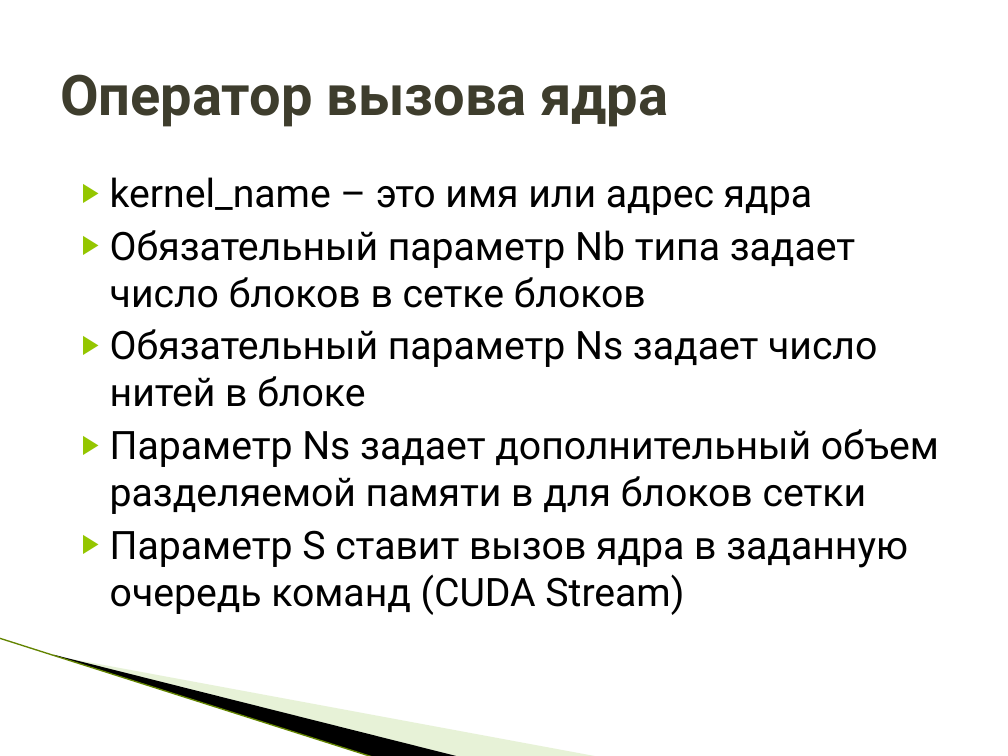
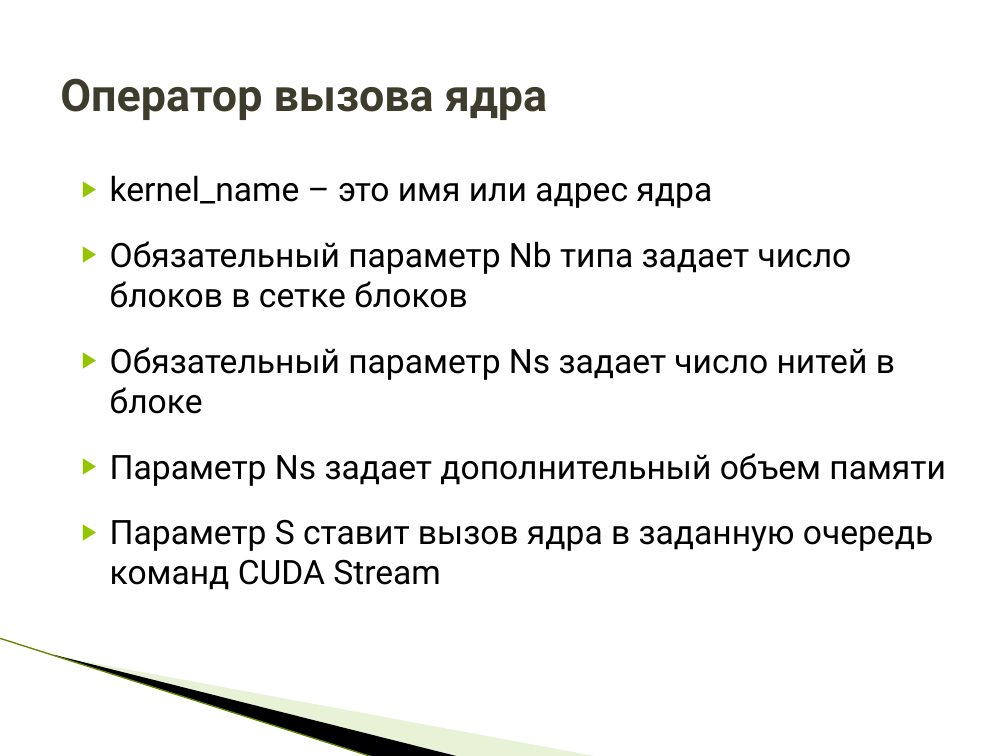
Before and after one commit to HPC-lab-ITIS/CUDA, a slide deck: slide 20 of materials/lec_1/lec_1.pptx (slide 27 before the commit). Drawn at 1008x756 pixels with LibreOffice and Linux fonts; fonts in the diff are those of the drawing; background and template pictures are left out. Boxes give left, top, right and bottom in pixels: in the first picture for what was removed or moved away, otherwise in the second. Text is boxed around its words. In the diff, an @@ line names an element or a change of style, - is before the commit and + after.

```diff
--- a/materials/lec_1/lec_1.pptx
+++ b/materials/lec_1/lec_1.pptx
@@ title "Оператор вызова ядра" at box(60, 78, 547, 120): size 40 to 32 pt @@
@@ text at box(110, 175, 895, 414): size 28 to 24 pt in "kernel_name – это имя или адрес ядра", "Обязательный параметр Nb типа задает число блоков ...", "Обязательный параметр Ns задает число нитей в ..."; more space between paragraphs @@
@@ text at box(110, 453, 946, 590): text changed; size 28 to 24 pt @@
-▶ Параметр Ns задает дополнительный объем разделяемой памяти в для блоков сетки
-▶ Параметр S ставит вызов ядра в заданную очередь команд (CUDA Stream)
+▶ Параметр Ns задает дополнительный объем памяти
+▶ Параметр S ставит вызов ядра в заданную очередь команд CUDA Stream
```
Also in this commit, not shown: 24 other slides changed, 10 slides removed, 3 other files.
